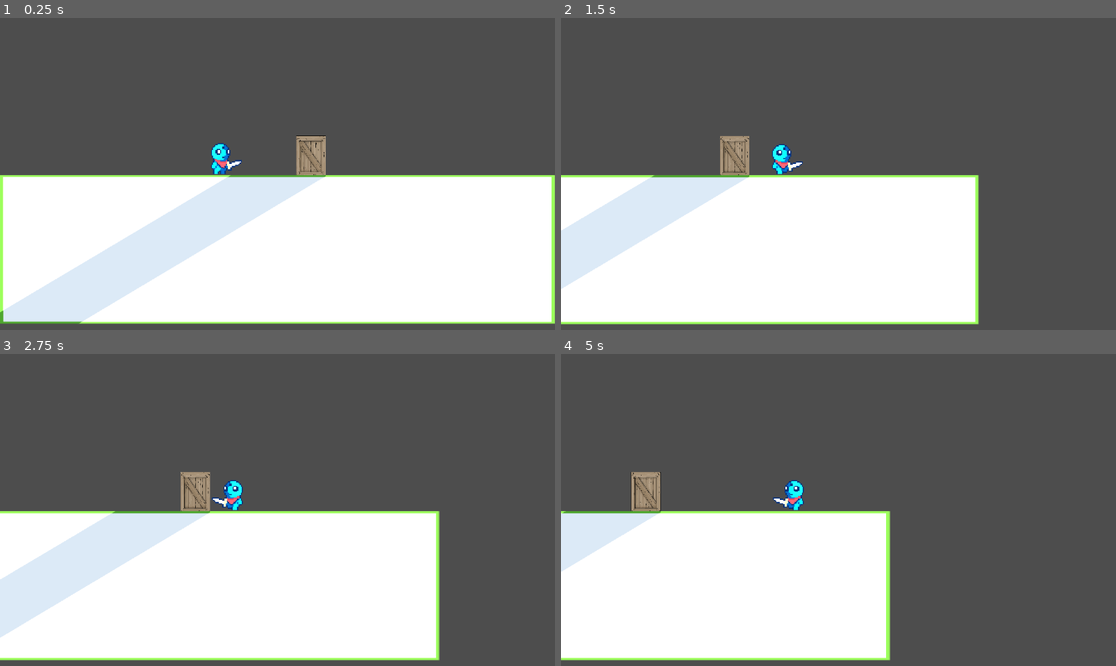
Above: before the commit, frames 1-4 (two rows, left to right).
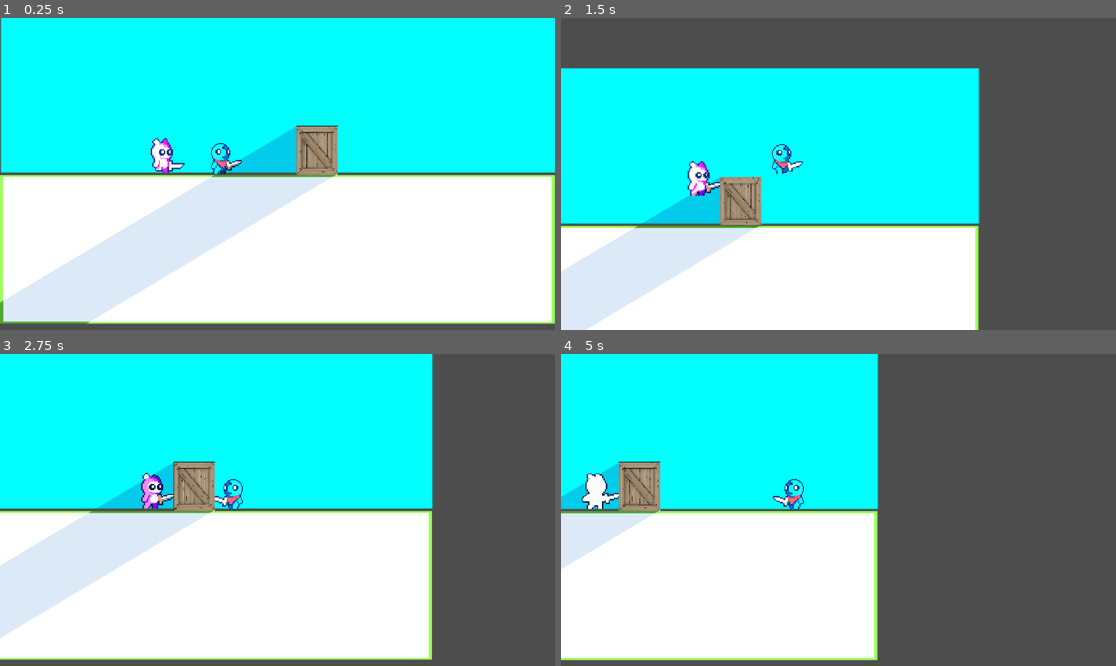
Above: after the commit, the same moments.

Repository: Emily-Random/Eclipsed
Game: Godot game, scene res://Main.tscn
Same seed, same stepped clock (60 frames per second), same inputs: the game is played once before the commit and once after it.
Inputs (mouse positions are in pixels of both pictures, inside the frame that each line leads up to):
- Up to frame 1 (0.25 s): no input
- Up to frame 2 (1.5 s): move the mouse to (960, 158) at 0.52 s; hold D (Right) from 0.53 s (still down); click (960, 158) at 0.6 s; tap Space (Jump) at 0.77, 0.8, 1.07, 1.35 s; move the mouse to (727, 189) at 1.27 s
- Up to frame 3 (2.75 s): tap Space (Jump) at 1.52, 1.82, 2.3 s; click (166, 525) at 1.55 s; move the mouse to (333, 441) at 2.02 s; release D (Right) at 2.03 s; hold Left (Left) from 2.03 s (still down); click (333, 441) at 2.1 s
- Up to frame 4 (5 s): move the mouse to (810, 572) at 2.77 s; release Left (Left) at 2.78 s; hold D (Right) 2.78-4.28 s; click (810, 572) at 2.85 s; tap Space (Jump) at 3.02, 3.32, 3.6, 3.77, 4.07, 4.52, 4.82 s; move the mouse to (1005, 556) at 3.52 s; move the mouse to (672, 463) at 4.27 s; hold Left (Left) from 4.28 s (still down); click (672, 463) at 4.35 s

The runs differ from the first frame. In frame 1, 51% of the frame differs, in the area x 0-100%, y 0-98%; in frame 2, 46%; in frame 3, 41%; in frame 4, 29%.

Commit message:
With Enemy
The enemy can automatically chase and attack the player, the player will be able to attack the enemy. The enemy will freeze after it attacks or after the player attacks it. However the enemy can still detect the player when it's in shadow (I'm trying to fix that).

Diff:
--- a/Main.tscn
+++ b/Main.tscn
@@ -1,5 +1,6 @@
-[gd_scene load_steps=74 format=3 uid="uid://cfranmff6d32s"]
-
+[gd_scene load_steps=102 format=3 uid="uid://cfranmff6d32s"]
+
+[ext_resource type="Texture2D" uid="uid://lw6kitesi0ja" path="res://assets/sprites/background/sky.png" id="1_jhfap"]
 [ext_resource type="Script" path="res://player.gd" id="1_skho8"]
 [ext_resource type="Texture2D" uid="uid://bip7wonscssk4" path="res://assets/sprites/Player/3/Attack1.png" id="2_8ppd7"]
 [ext_resource type="Texture2D" uid="uid://pe7nyue8r3g" path="res://assets/sprites/Player/3/Idle.png" id="2_b4o70"]
@@ -12,9 +13,14 @@
 [ext_resource type="Texture2D" uid="uid://chqx4tx5s4o6o" path="res://assets/sprites/Player/3/Jump.png" id="7_kks01"]
 [ext_resource type="Texture2D" uid="uid://c3kiaufqh72yj" path="res://assets/sprites/Player/3/Run.png" id="8_5yuiv"]
 [ext_resource type="Texture2D" uid="uid://de0ukhk5xbvt6" path="res://assets/sprites/Player/3/Squat.png" id="9_grluw"]
+[ext_resource type="Texture2D" uid="uid://cvw4nqfmd4tmw" path="res://assets/sprites/Player/1/Idle.png" id="11_31owd"]
+[ext_resource type="Script" path="res://enemy.gd" id="11_nrmh0"]
+[ext_resource type="Texture2D" uid="uid://b4p8jdisvdlo2" path="res://assets/sprites/Player/1/Attack1.png" id="12_8xmsv"]
+[ext_resource type="Texture2D" uid="uid://4b402g802ic2" path="res://assets/sprites/Player/1/Walk.png" id="12_xli76"]
+[ext_resource type="Texture2D" uid="uid://db5fqi0nufdgh" path="res://assets/sprites/Player/1/Hurt.png" id="13_f8b7p"]
 
 [sub_resource type="RectangleShape2D" id="RectangleShape2D_dyt3b"]
-size = Vector2(4.875, 6.75)
+size = Vector2(10.875, 11.75)
 
 [sub_resource type="Animation" id="Animation_2dfdn"]
 length = 0.001
@@ -259,7 +265,7 @@
 "texture": SubResource("AtlasTexture_1yl7s")
 }],
 "loop": true,
-"name": &"Attack1",
+"name": &"Attack",
 "speed": 5.0
 }, {
 "frames": [{
@@ -441,11 +447,177 @@
 "speed": 5.0
 }]
 
+[sub_resource type="RectangleShape2D" id="RectangleShape2D_bjuft"]
+size = Vector2(12, 13)
+
+[sub_resource type="AtlasTexture" id="AtlasTexture_l1ggb"]
+atlas = ExtResource("12_8xmsv")
+region = Rect2(0, 0, 42, 42)
+
+[sub_resource type="AtlasTexture" id="AtlasTexture_n5mtl"]
+atlas = ExtResource("12_8xmsv")
+region = Rect2(42, 0, 42, 42)
+
+[sub_resource type="AtlasTexture" id="AtlasTexture_aei6v"]
+atlas = ExtResource("12_8xmsv")
+region = Rect2(84, 0, 42, 42)
+
+[sub_resource type="AtlasTexture" id="AtlasTexture_jm1tu"]
+atlas = ExtResource("12_8xmsv")
+region = Rect2(126, 0, 42, 42)
+
+[sub_resource type="AtlasTexture" id="AtlasTexture_rgmxo"]
+atlas = ExtResource("12_8xmsv")
+region = Rect2(168, 0, 42, 42)
+
+[sub_resource type="AtlasTexture" id="AtlasTexture_yc8sp"]
+atlas = ExtResource("12_8xmsv")
+region = Rect2(210, 0, 42, 42)
+
+[sub_resource type="AtlasTexture" id="AtlasTexture_2sqor"]
+atlas = ExtResource("13_f8b7p")
+region = Rect2(0, 0, 42, 42)
+
+[sub_resource type="AtlasTexture" id="AtlasTexture_3t85i"]
+atlas = ExtResource("13_f8b7p")
+region = Rect2(42, 0, 42, 42)
+
+[sub_resource type="AtlasTexture" id="AtlasTexture_l2xl6"]
+atlas = ExtResource("13_f8b7p")
+region = Rect2(84, 0, 42, 42)
+
+[sub_resource type="AtlasTexture" id="AtlasTexture_0lrla"]
+atlas = ExtResource("13_f8b7p")
+region = Rect2(126, 0, 42, 42)
+
+[sub_resource type="AtlasTexture" id="AtlasTexture_tfc2j"]
+atlas = ExtResource("11_31owd")
+region = Rect2(0, 0, 42, 42)
+
+[sub_resource type="AtlasTexture" id="AtlasTexture_qqw0m"]
+atlas = ExtResource("11_31owd")
+region = Rect2(42, 0, 42, 42)
+
+[sub_resource type="AtlasTexture" id="AtlasTexture_3qj7w"]
+atlas = ExtResource("11_31owd")
+region = Rect2(84, 0, 42, 42)
+
+[sub_resource type="AtlasTexture" id="AtlasTexture_osnox"]
+atlas = ExtResource("11_31owd")
+region = Rect2(126, 0, 42, 42)
+
+[sub_resource type="AtlasTexture" id="AtlasTexture_vjhpd"]
+atlas = ExtResource("12_xli76")
+region = Rect2(0, 0, 42, 42)
+
+[sub_resource type="AtlasTexture" id="AtlasTexture_nv8md"]
+atlas = ExtResource("12_xli76")
+region = Rect2(42, 0, 42, 42)
+
+[sub_resource type="AtlasTexture" id="AtlasTexture_qrxxi"]
+atlas = ExtResource("12_xli76")
+region = Rect2(84, 0, 42, 42)
+
+[sub_resource type="AtlasTexture" id="AtlasTexture_eaqr8"]
+atlas = ExtResource("12_xli76")
+region = Rect2(126, 0, 42, 42)
+
+[sub_resource type="AtlasTexture" id="AtlasTexture_36eey"]
+atlas = ExtResource("12_xli76")
+region = Rect2(168, 0, 42, 42)
+
+[sub_resource type="AtlasTexture" id="AtlasTexture_pyly0"]
+atlas = ExtResource("12_xli76")
+region = Rect2(210, 0, 42, 42)
+
+[sub_resource type="SpriteFrames" id="SpriteFrames_xghy5"]
+animations = [{
+"frames": [{
+"duration": 1.0,
+"texture": SubResource("AtlasTexture_l1ggb")
+}, {
+"duration": 1.0,
+"texture": SubResource("AtlasTexture_n5mtl")
+}, {
+"duration": 1.0,
+"texture": SubResource("AtlasTexture_aei6v")
+}, {
+"duration": 1.0,
+"texture": SubResource("AtlasTexture_jm1tu")
+}, {
+"duration": 1.0,
+"texture": SubResource("AtlasTexture_rgmxo")
+}, {
+"duration": 1.0,
+"texture": SubResource("AtlasTexture_yc8sp")
+}],
+"loop": true,
+"name": &"Attack",
+"speed": 5.0
+}, {
+"frames": [{
+"duration": 1.0,
+"texture": SubResource("AtlasTexture_2sqor")
+}, {
+"duration": 1.0,
+"texture": SubResource("AtlasTexture_3t85i")
+}, {
+"duration": 1.0,
+"texture": SubResource("AtlasTexture_l2xl6")
+}, {
+"duration": 1.0,
+"texture": SubResource("AtlasTexture_0lrla")
+}],
+"loop": true,
+"name": &"Hurt",
+"speed": 5.0
+}, {
+"frames": [{
+"duration": 1.0,
+"texture": SubResource("AtlasTexture_tfc2j")
+}, {
+"duration": 1.0,
+"texture": SubResource("AtlasTexture_qqw0m")
+}, {
+"duration": 1.0,
+"texture": SubResource("AtlasTexture_3qj7w")
+}, {
+"duration": 1.0,
+"texture": SubResource("AtlasTexture_osnox")
+}],
+"loop": true,
+"name": &"Idle",
+"speed": 5.0
+}, {
+"frames": [{
+"duration": 1.0,
+"texture": SubResource("AtlasTexture_vjhpd")
+}, {
+"duration": 1.0,
+"texture": SubResource("AtlasTexture_nv8md")
+}, {
+"duration": 1.0,
+"texture": SubResource("AtlasTexture_qrxxi")
+}, {
+"duration": 1.0,
+"texture": SubResource("AtlasTexture_eaqr8")
+}, {
+"duration": 1.0,
+"texture": SubResource("AtlasTexture_36eey")
+}, {
+"duration": 1.0,
+"texture": SubResource("AtlasTexture_pyly0")
+}],
+"loop": true,
+"name": &"Walk",
+"speed": 5.0
+}]
+
 [sub_resource type="RectangleShape2D" id="RectangleShape2D_qjmn3"]
-size = Vector2(12, 15.3438)
+size = Vector2(17, 19.6719)
 
 [sub_resource type="OccluderPolygon2D" id="OccluderPolygon2D_mtunv"]
-polygon = PackedVector2Array(-220, -80, -220, -63, -208, -63, -208, -80)
+polygon = PackedVector2Array(-220, -80, -220, -60, -203, -60, -203, -80)
 
 [sub_resource type="PhysicsMaterial" id="PhysicsMaterial_dow2w"]
 
@@ -453,6 +625,14 @@
 size = Vector2(229.75, 62)
 
 [node name="Node2D" type="Node2D"]
+
+[node name="Background" type="Sprite2D" parent="."]
+self_modulate = Color(0, 1, 1, 1)
+light_mask = 2
+visibility_layer = 2
+position = Vector2(1.00001, -32.25)
+scale = Vector2(0.354198, 0.183702)
+texture = ExtResource("1_jhfap")
 
 [node name="DirectionalLight2D" type="DirectionalLight2D" parent="."]
 position = Vector2(-533, -281)
@@ -460,14 +640,15 @@
 shadow_enabled = true
 max_distance = 200.0
 
-[node name="Player" type="CharacterBody2D" parent="."]
+[node name="Player" type="CharacterBody2D" parent="." groups=["player"]]
 script = ExtResource("1_skho8")
 
 [node name="Camera2D" type="Camera2D" parent="Player"]
+visible = false
 zoom = Vector2(5, 5)
 
 [node name="CollisionShape2D" type="CollisionShape2D" parent="Player"]
-position = Vector2(-23.4375, -3.625)
+position = Vector2(-20.4375, -6.125)
 shape = SubResource("RectangleShape2D_dyt3b")
 
 [node name="AnimationPlayer" type="AnimationPlayer" parent="Player"]
@@ -479,33 +660,54 @@
 position = Vector2(-21, -10)
 scale = Vector2(0.476191, 0.476191)
 sprite_frames = SubResource("SpriteFrames_actmg")
-animation = &"Attack1"
-
-[node name="RigidBody2D" type="RigidBody2D" parent="."]
-
-[node name="Sprite2D" type="Sprite2D" parent="RigidBody2D"]
-position = Vector2(13.875, -8.31253)
-scale = Vector2(0.0239258, 0.0339354)
+animation = &"Attack"
+
+[node name="Enemy" type="CharacterBody2D" parent="." groups=["enemy"]]
+script = ExtResource("11_nrmh0")
+
+[node name="attack_timer" type="Timer" parent="Enemy"]
+wait_time = 2.0
+one_shot = true
+
+[node name="player_attack_timer" type="Timer" parent="Enemy"]
+wait_time = 4.0
+one_shot = true
+
+[node name="CollisionShape2D" type="CollisionShape2D" parent="Enemy"]
+position = Vector2(-55, -6.5)
+shape = SubResource("RectangleShape2D_bjuft")
+
+[node name="AnimatedSprite2D" type="AnimatedSprite2D" parent="Enemy"]
+position = Vector2(-55, -11)
+scale = Vector2(0.535715, 0.511905)
+sprite_frames = SubResource("SpriteFrames_xghy5")
+animation = &"Hurt"
+
+[node name="box" type="RigidBody2D" parent="." groups=["box"]]
+
+[node name="Sprite2D" type="Sprite2D" parent="box"]
+position = Vector2(16.375, -9.81253)
+scale = Vector2(0.0336914, 0.0397948)
 texture = ExtResource("4_nwaxi")
 
-[node name="CollisionShape2D" type="CollisionShape2D" parent="RigidBody2D"]
-position = Vector2(14, -8.67188)
+[node name="CollisionShape2D" type="CollisionShape2D" parent="box"]
+position = Vector2(16.5, -9.83595)
 shape = SubResource("RectangleShape2D_qjmn3")
 
-[node name="LightOccluder2D" type="LightOccluder2D" parent="RigidBody2D"]
+[node name="LightOccluder2D" type="LightOccluder2D" parent="box"]
 z_index = 1
-position = Vector2(228, 63)
+position = Vector2(228, 60)
 occluder = SubResource("OccluderPolygon2D_mtunv")
 
-[node name="StaticBody2D" type="StaticBody2D" parent="."]
+[node name="floor" type="StaticBody2D" parent="."]
 physics_material_override = SubResource("PhysicsMaterial_dow2w")
 
-[node name="CollisionShape2D" type="CollisionShape2D" parent="StaticBody2D"]
-position = Vector2(-0.875, 31)
+[node name="CollisionShape2D" type="CollisionShape2D" parent="floor"]
+position = Vector2(4, 31)
 shape = SubResource("RectangleShape2D_p8mhc")
 debug_color = Color(0, 0.647674, 0.204351, 0.42)
 
-[node name="Sprite2D" type="Sprite2D" parent="StaticBody2D"]
+[node name="Sprite2D" type="Sprite2D" parent="floor"]
 position = Vector2(0, 32)
 scale = Vector2(0.292031, 0.173342)
 texture = ExtResource("5_i388n")
--- /dev/null
+++ b/enemy.gd
@@ -0,0 +1,105 @@
+extends CharacterBody2D
+
+var player: Node2D  # Reference to player
+const SPEED = 40.0
+const JUMP_VELOCITY = -200.0
+var frozen = false
+var enemy_state = "Idle"
+var last_direction = 1
+var time = 0
+var player_attacked = false
+
+@onready var anim_enemy = $AnimatedSprite2D
+
+func _ready():
+	add_to_group("enemy")
+	# Find player node (Assumes it's named "Player" in the scene)
+	player = get_tree().get_first_node_in_group("player")
+	$attack_timer.timeout.connect(_on_attack_timer_timeout)
+	$player_attack_timer.timeout.connect(_on_player_attack_timer_timeout)
+
+ # Reference to the AnimatedSprite2D node
+
+func _physics_process(delta: float) -> void:
+	anim_enemy.play(enemy_state)
+
+	if not is_on_floor():
+		velocity += get_gravity() * delta  # Add gravity when not on the floor
+	else:
+		velocity.y = 0
+
+	if colliding_with_box() and is_on_floor():
+		velocity.y = JUMP_VELOCITY
+		enemy_state = "Jump"
+
+	if player and not frozen:
+		var anim_player = player.get_node("AnimatedSprite2D")
+		if anim_player:
+			var direction = sign(anim_player.global_position.x - anim_enemy.global_position.x)
+
+			if not is_on_floor():
+				direction = last_direction
+			else:
+				last_direction = direction
+
+			velocity.x = direction * SPEED
+			anim_enemy.flip_h = direction < 0
+
+		if is_on_floor():
+			if not player.in_shadow:
+				enemy_state = "Walk"
+			else:
+				enemy_state = "Idle"
+				velocity.x = 0
+
+		if colliding_with_player():
+			attack_player()
+
+	move_and_slide()
+
+func colliding_with_player() -> bool:
+	for i in range(get_slide_collision_count()):
+		var collision = get_slide_collision(i)
+		var collider = collision.get_collider()
+		if collider.is_in_group("player"):
+			print("player collision")
+			return true
+	return false
+
+func colliding_with_box() -> bool:
+	for i in range(get_slide_collision_count()):
+		var collision = get_slide_collision(i)
+		var collider = collision.get_collider()
+		if collider.is_in_group("box"):
+			return true
+	return false
+
+func attack_player():
+	enemy_state = "Attack"
+	if player:
+		var anim_player = player.get_node("AnimatedSprite2D")
+		player.player_state = "Hurt"
+		player.health -= 1
+		print(player.health)
+	attack_freeze()
+
+func attack_freeze():
+	frozen = true
+	if player_attacked:
+		await $player_attack_timer.timeout
+	$attack_timer.start()
+
+func player_attack_freeze():
+	print("player attack freeze")
+	frozen = true
+	$player_attack_timer.start()
+
+func _on_attack_timer_timeout():
+	print("attack freeze")
+	frozen = false
+	velocity.x = 0
+
+func _on_player_attack_timer_timeout():
+	if enemy_state != "Attack":
+		frozen = false
+		velocity.x = 0
--- a/player.gd
+++ b/player.gd
@@ -1,12 +1,29 @@
 extends CharacterBody2D
 
+var enemy: Node2D
 const SPEED = 60.0
 const JUMP_VELOCITY = -200.0
-
+var health = 10
+var in_shadow = false
+var player_state = "Idle"
+var player_death_anim = false
 @onready var anim_player = $AnimatedSprite2D # Reference to the AnimatedSprite2D node
 
+func _ready():
+	enemy = get_tree().get_first_node_in_group("enemy") # get enemy
+
 func _physics_process(delta: float) -> void:
-	# Handle gravity and vertical movement
+	anim_player.play(player_state)
+	in_shadow = is_in_shadow()
+	if health <= 0:
+		if player_death_anim:
+			anim_player.visible = false
+		else:
+			velocity.x = 0
+			player_state = "Death"
+			player_death_anim = true
+		return
+	# vertical movement
 	if not is_on_floor():
 		velocity += get_gravity() * delta  # Add gravity when not on the floor
 	else:
@@ -14,26 +31,50 @@
 
 	# Handle jump
 	if Input.is_action_just_pressed("Jump") and is_on_floor():
+		player_state = "Jump"
 		velocity.y = JUMP_VELOCITY
 
-	# Get horizontal input
-	var direction := Input.get_axis("Left", "Right")
+	# horizontal movement
+	var direction := Input.get_axis("Left", "Right") # get horizontal output
 
-	if direction != 0:
+	if direction != 0: # calculate velocity & play animations
 		velocity.x = direction * SPEED
-		if direction > 0:
-			anim_player.flip_h = false
-		elif direction < 0:
-			anim_player.flip_h = true
+		anim_player.flip_h = direction < 0
 		if is_on_floor():
-			anim_player.play("Walk")
+			player_state = "Walk"
 	else:
 		velocity.x = move_toward(velocity.x, 0, SPEED * delta)  # Smooth deceleration
-		anim_player.play("Idle")
-	# Move with slide, handling collisions automatically
+		if is_on_floor():
+			if not(player_state == "Hurt" or player_state == "Attack"):
+				player_state = "Idle"
 
+	# attack
+	if enemy and Input.is_action_just_pressed("Attack"):
+		attack_enemy()
+
+	# Move with slide
 	move_and_slide()
 
+	#for i in range(get_slide_collision_count()):
+		#var collision = get_slide_collision(i)
+		#print("Colliding with: ", collision.get_collider())
+
+# animations for attacking enemy
+func attack_enemy():
+	player_state = "Attack"
+	var anim_enemy = enemy.get_node("AnimatedSprite2D")
+	if enemy.colliding_with_player:
+		print("enemy collision")
+		enemy.player_attacked = true
+		enemy.enemy_state = "Hurt"
+		enemy.player_attack_freeze()
+	await anim_player.animation_finished
+	enemy.player_attacked = false
+
+func is_in_shadow():
 	for i in range(get_slide_collision_count()):
 		var collision = get_slide_collision(i)
-		print("Colliding with: ", collision.get_collider())
+		var collider = collision.get_collider()
+		if collider.is_in_group("shadow_caster"):
+			return true
+	return false
--- a/project.godot
+++ b/project.godot
@@ -14,6 +14,12 @@
 run/main_scene="res://Main.tscn"
 config/features=PackedStringArray("4.3", "Forward Plus")
 config/icon="res://icon.svg"
+
+[global_group]
+
+player=""
+enemy=""
+box=""
 
 [input]
 
Binary file added: assets/sprites/background/sky.png
Not shown, added: assets/sprites/background/sky.png.import
Not shown, changed: .DS_Store
Not shown, changed: assets/.DS_Store
Not shown, changed: assets/sprites/.DS_Store
Not shown, changed: assets/sprites/Player/.DS_Store
